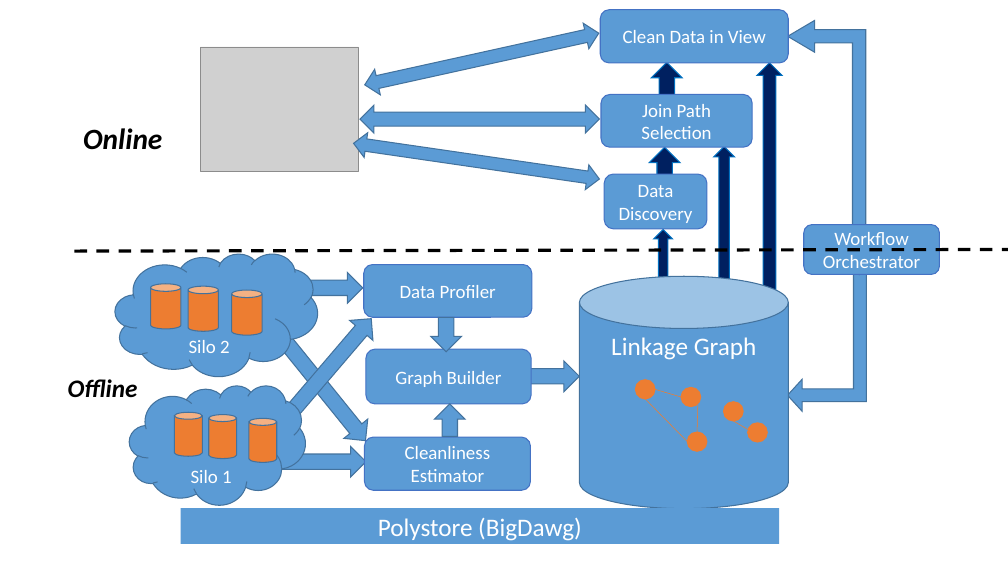
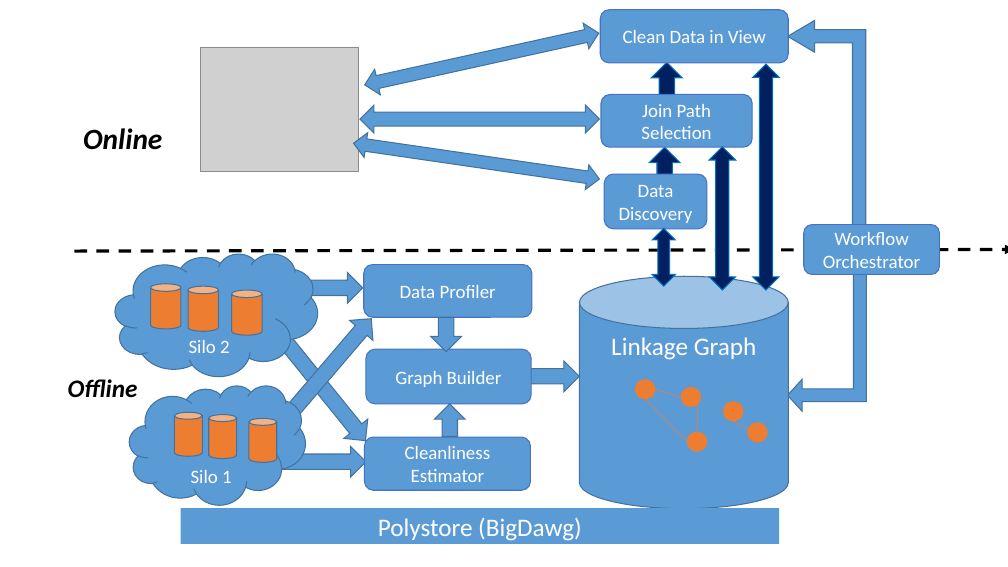
Before and after one commit to qcri/DataCivilizer, a slide deck: slide 1 of arch3.pptx. Drawn at 1008x567 pixels with LibreOffice and Linux fonts; fonts in the diff are those of the drawing; grey boxes stand for pictures. Boxes give left, top, right and bottom in pixels: in the first picture for what was removed or moved away, otherwise in the second. Text is boxed around its words. In the diff, an @@ line names an element or a change of style, - is before the commit and + after.

```diff
--- a/arch3.pptx
+++ b/arch3.pptx
@@ up down arrow at <box>753,64,780,290</box>: down arrow to up down arrow; rotation 180 to 0 degrees @@
@@ up down arrow at <box>709,147,736,290</box>: down arrow to up down arrow; rotation 180 to 0 degrees @@
@@ up down arrow added at <box>653,228,676,286</box>, fill #002060, outline #0070C0 1 pt @@
@@ down arrow removed at <box>654,230,673,297</box> @@
@@ line (74, 251) - (1008, 250): line to arrow @@
```
Also in this commit, not shown: 3 other files.
